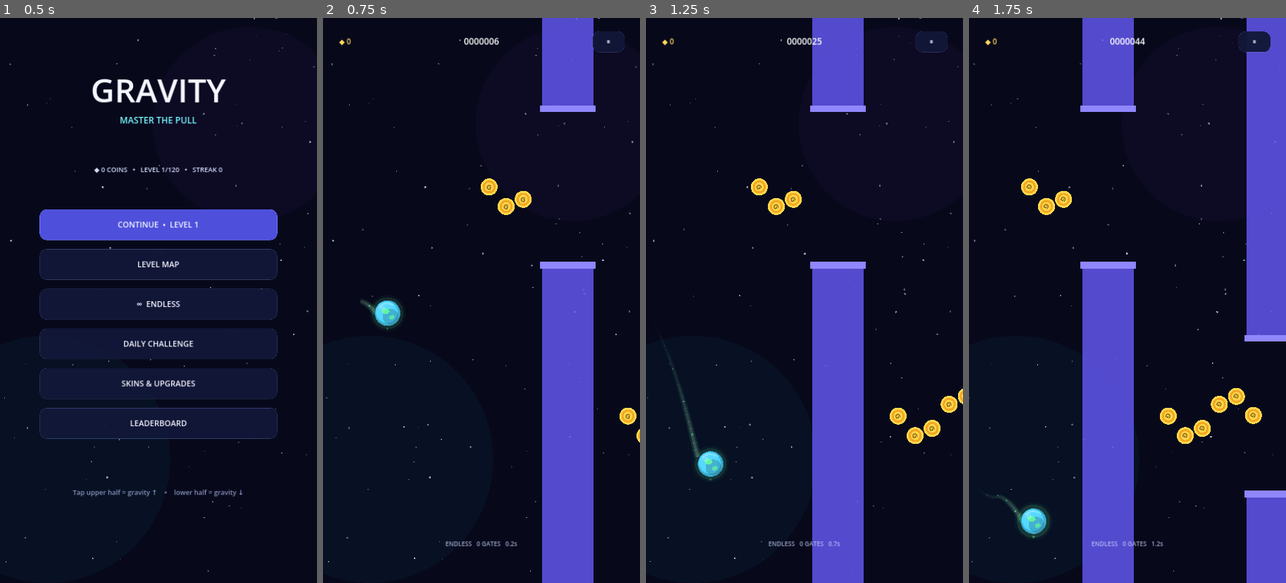
Above: before the commit, frames 1-4 (left to right).
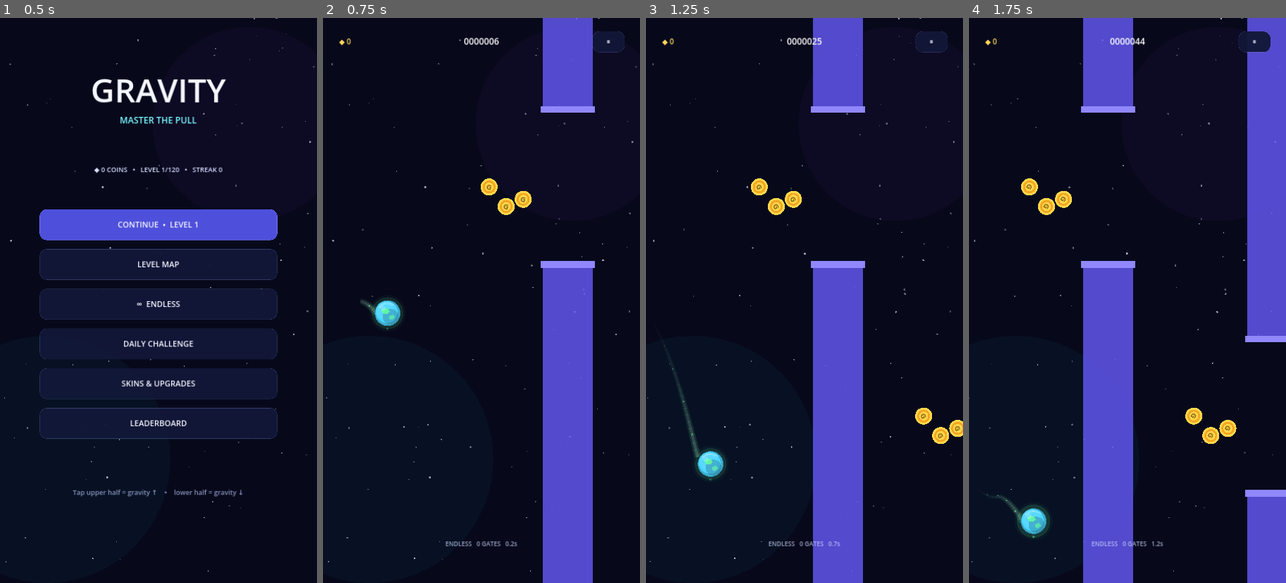
Above: after the commit, the same moments.

Repository: matejjakobovic-source/Galaxio-Game
Game: Godot game, scene res://scenes/main.tscn
The game is run twice, just before and just after one commit, with the same random seed, the same clock (stepped at 60 frames per second) and the same inputs.
Inputs (mouse positions are in pixels of both pictures, inside the frame that each line leads up to):
- Up to frame 1 (0.5 s): no input
- Up to frame 2 (0.75 s): click "∞ ENDLESS" at 0.5 s
- Up to frame 3 (1.25 s): no input
- Up to frame 4 (1.75 s): tap Enter at 1.25 s; move the mouse to (1197, 272) at 1.27 s; hold W from 1.28 s (still down); click (1197, 272) at 1.42 s; tap Space at 1.52 s

Frame 1 is identical in both runs. In frame 2, 0.6% of the frame differs, in the area x 68-100%, y 0-100%; in frame 3, 1.3%; in frame 4, 1.7%, in the area x 35-100%, y 0-100%.

Commit message:
Build Level System 2.0 zones and challenge patterns

Diff:
--- a/scripts/level_factory.gd
+++ b/scripts/level_factory.gd
@@ -3,83 +3,279 @@
 const TOTAL_LEVELS := 120
 const BASE_SPACING := 560.0
 
+const ZONE_NAMES := [
+	"ORBIT",
+	"NEON STATION",
+	"ASTEROID BELT",
+	"SOLAR ZONE",
+	"GRAVITY LAB",
+	"VOID",
+	"SINGULARITY",
+	"CORE"
+]
+
+static func zone_index_for_level(level: int) -> int:
+	return clampi(int(floor(float(clampi(level, 1, TOTAL_LEVELS) - 1) / 15.0)), 0, 7)
+
+static func zone_name(zone_index: int) -> String:
+	return ZONE_NAMES[clampi(zone_index, 0, ZONE_NAMES.size() - 1)]
+
 static func build_level(requested_level: int) -> Dictionary:
-	var level := clampi(requested_level, 1, TOTAL_LEVELS)
+	var level: int = clampi(requested_level, 1, TOTAL_LEVELS)
+	var zone: int = zone_index_for_level(level)
+	var local_level: int = ((level - 1) % 15) + 1
 	var rng := RandomNumberGenerator.new()
 	rng.seed = 91021 + level * 7919
 
-	var difficulty := float(level - 1) / float(TOTAL_LEVELS - 1)
-	var segment_count := 10 + int(floor(float(level - 1) / 8.0))
-	var gap_size: float = lerpf(520.0, 300.0, difficulty)
+	var difficulty: float = float(level - 1) / float(TOTAL_LEVELS - 1)
+	var zone_progress: float = float(local_level - 1) / 14.0
+	var segment_count: int = 9 + zone + int(floor(float(local_level - 1) / 5.0))
+	var gap_size: float = lerpf(520.0, 302.0, difficulty)
 	var base_speed: float = lerpf(350.0, 640.0, difficulty)
+	var signature: bool = level % 5 == 0
+	var boss: bool = level % 20 == 0
+	var pattern: String = _pattern_for_level(level, zone)
 	var segments: Array = []
-	var last_y := 960.0
+	var last_y: float = 960.0
+	var spacing: float = BASE_SPACING - minf(46.0, float(zone) * 5.0)
 
 	for i in range(segment_count):
-		var max_shift: float = lerpf(300.0, 510.0, difficulty)
-		var target_y: float = clampf(last_y + rng.randf_range(-max_shift, max_shift), 390.0, 1530.0)
+		var target_y: float = _pattern_y(pattern, i, segment_count, last_y, difficulty, rng)
 		if i < 2:
 			target_y = lerpf(960.0, target_y, float(i + 1) / 3.0)
 		last_y = target_y
 
-		var moving: bool = level >= 14 and i > 1 and rng.randf() < lerpf(0.08, 0.46, difficulty)
-		var move_amplitude := 0.0
+		var gate_type: String = _gate_type_for(zone, local_level, i, signature, rng)
+		var moving: bool = gate_type == "moving"
+		var move_amplitude: float = 0.0
 		if moving:
-			move_amplitude = rng.randf_range(70.0, lerpf(120.0, 230.0, difficulty))
-
-		var powerup := ""
-		if i > 1 and i % 5 == 0 and rng.randf() < 0.72:
+			move_amplitude = rng.randf_range(65.0, lerpf(115.0, 220.0, difficulty))
+
+		var powerup: String = ""
+		if i > 1 and i % 6 == 0 and rng.randf() < 0.56:
 			var options := ["magnet", "shield", "slow"]
 			powerup = options[rng.randi_range(0, options.size() - 1)]
 
+		var special: String = _special_for_segment(zone, level, i, signature, boss, rng)
+		var current_gap: float = gap_size + rng.randf_range(-18.0, 30.0)
+		if signature:
+			current_gap -= 12.0 + zone_progress * 8.0
+		if boss:
+			current_gap -= 14.0
+		current_gap = maxf(270.0, current_gap)
+
+		var coin_count: int = rng.randi_range(2, 4)
+		if zone >= 4:
+			coin_count = rng.randi_range(2, 3)
+		var coin_risk: float = clampf(0.46 + difficulty * 0.38 + (0.08 if signature else 0.0), 0.42, 0.90)
+		var coin_pattern: String = _coin_pattern_for(zone, i, signature, rng)
+
 		segments.append({
-			"x": 900.0 + float(i) * BASE_SPACING,
+			"x": 900.0 + float(i) * spacing,
 			"gap_y": target_y,
-			"gap": gap_size + rng.randf_range(-24.0, 36.0),
-			"width": rng.randf_range(115.0, 175.0),
+			"gap": current_gap,
+			"width": rng.randf_range(116.0, 174.0),
 			"moving": moving,
+			"gate_type": gate_type,
 			"amplitude": move_amplitude,
-			"move_speed": rng.randf_range(0.75, 1.45),
-			"coin_arc": rng.randi_range(3, 6),
-			"powerup": powerup
+			"move_speed": rng.randf_range(0.78, 1.52 + difficulty * 0.18),
+			"pulse_amount": rng.randf_range(42.0, 78.0),
+			"pulse_speed": rng.randf_range(1.45, 2.35),
+			"coin_arc": coin_count,
+			"coin_pattern": coin_pattern,
+			"coin_risk": coin_risk,
+			"powerup": powerup,
+			"special": special,
+			"special_y": _special_y(special, target_y, current_gap, i, rng),
+			"special_pair_y": _portal_pair_y(target_y),
+			"special_strength": 0.75 + difficulty * 0.55,
+			"zone": zone
 		})
 
 	return {
 		"level": level,
 		"speed": base_speed,
 		"segments": segments,
-		"reward": 45 + level * 3,
-		"theme_index": int(floor(float(level - 1) / 20.0)) % 6
+		"reward": 55 + level * 4 + (35 if signature else 0) + (75 if boss else 0),
+		"theme_index": zone,
+		"zone": zone,
+		"zone_name": zone_name(zone),
+		"pattern": pattern,
+		"signature": signature,
+		"boss": boss,
+		"challenge_name": _challenge_name(level, zone, signature, boss)
 	}
 
 static func build_endless_segment(index: int, seed_value: int = 44119) -> Dictionary:
 	var rng := RandomNumberGenerator.new()
 	rng.seed = seed_value + index * 6151
-	var difficulty: float = clampf(float(index) / 90.0, 0.0, 1.0)
-	var gap_size: float = lerpf(510.0, 285.0, difficulty)
+	var difficulty: float = clampf(float(index) / 95.0, 0.0, 1.0)
+	var zone: int = int(floor(float(index) / 12.0)) % 8
+	var gap_size: float = lerpf(505.0, 288.0, difficulty)
 	var target_y: float = rng.randf_range(400.0, 1520.0)
-	var moving: bool = index > 6 and rng.randf() < lerpf(0.12, 0.52, difficulty)
-	var powerup := ""
-
-	if index > 2 and index % 6 == 0 and rng.randf() < 0.8:
+	var gate_type: String = _gate_type_for(zone, mini(15, index + 1), index, index % 8 == 7, rng)
+	var moving: bool = gate_type == "moving"
+	var powerup: String = ""
+
+	if index > 2 and index % 7 == 0 and rng.randf() < 0.62:
 		var options := ["magnet", "shield", "slow"]
 		powerup = options[rng.randi_range(0, options.size() - 1)]
 
-	var move_amplitude := 0.0
+	var move_amplitude: float = 0.0
 	if moving:
-		move_amplitude = rng.randf_range(70.0, 220.0)
+		move_amplitude = rng.randf_range(70.0, 215.0)
+	var special: String = _special_for_segment(zone, index + 1, index, index % 8 == 7, false, rng)
 
 	return {
 		"x": 0.0,
 		"gap_y": target_y,
 		"gap": gap_size,
-		"width": rng.randf_range(110.0, 180.0),
+		"width": rng.randf_range(110.0, 178.0),
 		"moving": moving,
+		"gate_type": gate_type,
 		"amplitude": move_amplitude,
-		"move_speed": rng.randf_range(0.7, 1.55),
-		"coin_arc": rng.randi_range(3, 6),
-		"powerup": powerup
+		"move_speed": rng.randf_range(0.74, 1.62),
+		"pulse_amount": rng.randf_range(42.0, 78.0),
+		"pulse_speed": rng.randf_range(1.45, 2.4),
+		"coin_arc": rng.randi_range(2, 4),
+		"coin_pattern": _coin_pattern_for(zone, index, false, rng),
+		"coin_risk": clampf(0.50 + difficulty * 0.36, 0.50, 0.88),
+		"powerup": powerup,
+		"special": special,
+		"special_y": _special_y(special, target_y, gap_size, index, rng),
+		"special_pair_y": _portal_pair_y(target_y),
+		"special_strength": 0.78 + difficulty * 0.5,
+		"zone": zone
 	}
 
 static func endless_speed(index: int) -> float:
 	return minf(700.0, 360.0 + float(index) * 3.4)
+
+static func _pattern_for_level(level: int, zone: int) -> String:
+	var pattern_index: int = (level + zone * 2) % 6
+	return ["drift", "wave", "slalom", "stair", "sine_tunnel", "switchback"][pattern_index]
+
+static func _pattern_y(pattern: String, index: int, _count: int, last_y: float, difficulty: float, rng: RandomNumberGenerator) -> float:
+	var amplitude: float = lerpf(260.0, 520.0, difficulty)
+	match pattern:
+		"wave":
+			return clampf(960.0 + sin(float(index) * 0.88 + 0.4) * amplitude, 370.0, 1550.0)
+		"slalom":
+			var side: float = -1.0 if index % 2 == 0 else 1.0
+			return clampf(960.0 + side * amplitude * 0.76, 380.0, 1540.0)
+		"stair":
+			var step_index: int = index % 6
+			var direction: float = 1.0 if int(floor(float(index) / 6.0)) % 2 == 0 else -1.0
+			return clampf(960.0 + direction * (float(step_index) - 2.5) * 145.0, 370.0, 1550.0)
+		"sine_tunnel":
+			return clampf(960.0 + sin(float(index) * 1.18) * amplitude * 0.62 + sin(float(index) * 0.33) * 115.0, 360.0, 1560.0)
+		"switchback":
+			if index % 4 < 2:
+				return clampf(590.0 + rng.randf_range(-90.0, 90.0), 360.0, 1560.0)
+			return clampf(1330.0 + rng.randf_range(-90.0, 90.0), 360.0, 1560.0)
+		_:
+			var max_shift: float = lerpf(280.0, 500.0, difficulty)
+			return clampf(last_y + rng.randf_range(-max_shift, max_shift), 380.0, 1540.0)
+
+static func _gate_type_for(zone: int, local_level: int, index: int, signature: bool, rng: RandomNumberGenerator) -> String:
+	if zone == 0:
+		return "moving" if local_level >= 8 and index > 1 and rng.randf() < 0.24 else "basic"
+	if zone == 1:
+		return ["basic", "moving", "pulse", "moving"][rng.randi_range(0, 3)]
+	if zone == 2:
+		return ["basic", "moving", "basic", "pulse"][rng.randi_range(0, 3)]
+	if zone == 3:
+		return ["pulse", "laser", "basic", "pulse"][rng.randi_range(0, 3)]
+	if zone == 4:
+		return ["moving", "pulse", "basic", "moving"][rng.randi_range(0, 3)]
+	if zone == 5:
+		return ["laser", "basic", "pulse", "laser"][rng.randi_range(0, 3)]
+	if zone == 6:
+		return ["pulse", "laser", "moving", "laser"][rng.randi_range(0, 3)]
+	var final_types := ["moving", "pulse", "laser", "basic"]
+	if signature and index % 3 == 0:
+		return "laser"
+	return final_types[rng.randi_range(0, final_types.size() - 1)]
+
+static func _special_for_segment(zone: int, level: int, index: int, signature: bool, boss: bool, rng: RandomNumberGenerator) -> String:
+	if index < 2:
+		return ""
+	# Signature levels always contain authored-feeling special beats instead of relying on luck.
+	if boss and index % 2 == 0:
+		match level:
+			20: return "spinner" if index % 4 == 0 else "speed_zone"
+			40: return "asteroid"
+			60: return "speed_zone" if index % 4 == 0 else "spinner"
+			80: return "gravity_zone" if index % 4 == 0 else "gravity_well"
+			100: return "portal" if index % 4 == 0 else "gravity_well"
+			120:
+				var core_choices := ["asteroid", "spinner", "gravity_zone", "gravity_well", "portal", "speed_zone"]
+				return core_choices[int(index / 2) % core_choices.size()]
+	if signature and index % 3 == 0:
+		match zone:
+			0: return ""
+			1: return "spinner"
+			2: return "asteroid"
+			3: return "speed_zone" if index % 2 == 0 else "spinner"
+			4: return "gravity_zone"
+			5: return "gravity_well"
+			6: return "portal"
+			_: return "spinner"
+	var chance: float = 0.13 + float(zone) * 0.035
+	if signature:
+		chance += 0.12
+	if boss:
+		chance += 0.10
+	if rng.randf() > chance:
+		return ""
+	match zone:
+		0:
+			return ""
+		1:
+			return "spinner" if index % 2 == 0 else "speed_zone"
+		2:
+			return "asteroid"
+		3:
+			return "spinner" if index % 3 != 0 else "speed_zone"
+		4:
+			return "gravity_zone" if index % 2 == 0 else "spinner"
+		5:
+			return "gravity_well" if index % 2 == 0 else "asteroid"
+		6:
+			return "portal" if index % 3 == 0 else "gravity_well"
+		_:
+			var choices := ["asteroid", "spinner", "gravity_zone", "gravity_well", "portal", "speed_zone"]
+			return choices[rng.randi_range(0, choices.size() - 1)]
+
+static func _coin_pattern_for(zone: int, index: int, signature: bool, rng: RandomNumberGenerator) -> String:
+	if zone <= 1 and not signature:
+		return ["wave", "upper", "lower"][rng.randi_range(0, 2)]
+	var patterns := ["upper", "lower", "zigzag", "wave", "edge"]
+	if index % 5 == 0:
+		return "zigzag"
+	return patterns[rng.randi_range(0, patterns.size() - 1)]
+
+static func _special_y(special: String, gate_y: float, gap: float, index: int, rng: RandomNumberGenerator) -> float:
+	if special == "asteroid" or special == "spinner":
+		var side: float = -1.0 if index % 2 == 0 else 1.0
+		return clampf(gate_y + side * (gap * 0.34 + rng.randf_range(90.0, 150.0)), 220.0, 1700.0)
+	if special == "gravity_well":
+		return clampf(gate_y + rng.randf_range(-260.0, 260.0), 260.0, 1660.0)
+	return gate_y
+
+static func _portal_pair_y(gate_y: float) -> float:
+	return 1440.0 if gate_y < 960.0 else 480.0
+
+static func _challenge_name(level: int, zone: int, signature: bool, boss: bool) -> String:
+	if boss:
+		match level:
+			20: return "NEON GAUNTLET"
+			40: return "METEOR STORM"
+			60: return "SOLAR SPRINT"
+			80: return "GRAVITY STORM"
+			100: return "SINGULARITY CHAIN"
+			120: return "CORE GAUNTLET"
+			_: return "SECTOR TRIAL"
+	if signature:
+		return "%s TRIAL" % zone_name(zone)
+	return zone_name(zone)
